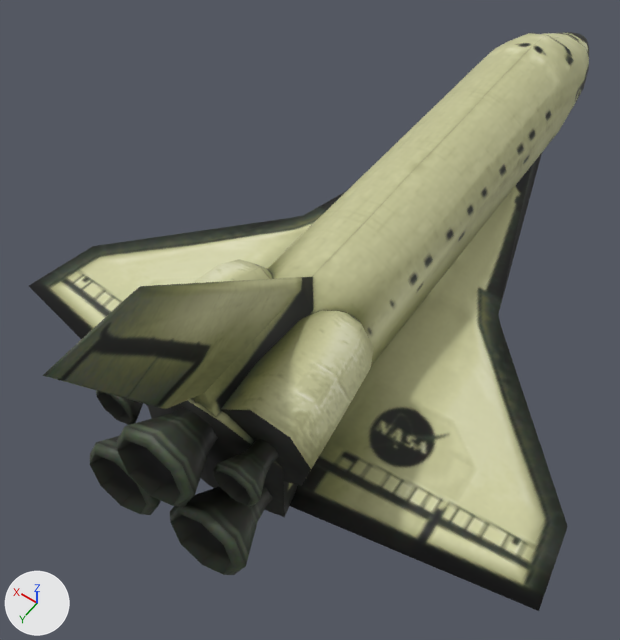
Renders of the FBX model assets/models/spaceShuttle.fbx from each side of a commit.
Both versions are drawn from a camera (50 mm lens) standing at (-10.0, 21.3, 24.6) and looking at (0.4, 6.6, 1.6). The axes (+X, +Y, +Z) are drawn at lower left. The lights are the same throughout. Where no turn or scale is listed for an object, it has been applied to the vertices.

Objects in the first picture: 'SpaceShuttle'.
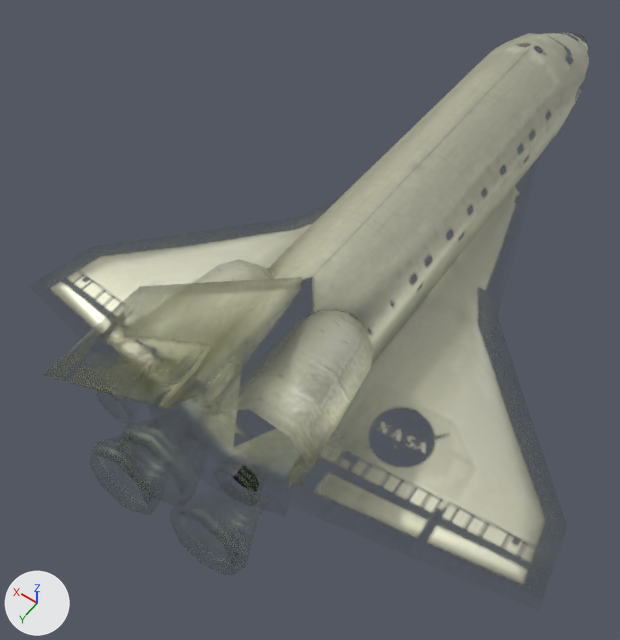
The newer file is also rescaled (x0.0956) as a whole; pictures and numbers use the older file's frame.

Where the change shows, as pixel boxes (x1, y1, x2, y2) in the pictures (620 x 640 px):
'SpaceShuttle', surface changed (beige to grey): (29, 32, 589, 611) in both

The change, as a list of edits to the scene's bpy script:
```text
Change img_spaceshuttle_png:
    img_spaceshuttle_png: load_image('spaceshuttle.png', '../textures/spaceshuttle.png', 512, 512, 'sRGB') -> load_image('spaceshuttle.png', '../textures/spaceshuttle.png', 512, 512, 'Non-Color')
Change mat_spaceshuttle:
    where n0 = _N.new('ShaderNodeBsdfPrincipled'); n0.name = 'Principled BSDF'
    add n0.inputs[1].default_value = 1.0  # 'Metallic'
    add n3 = _N.new('ShaderNodeTexImage'); n3.name = 'Image Texture.001'
    add n3.image = img_spaceshuttle_png
    where n2 = _N.new('ShaderNodeTexImage'); n2.name = 'Image Texture'
    remove _L.new(n2.outputs[1], n0.inputs[4])  # 'Alpha' to 'Alpha'
    add _L.new(n3.outputs[0], n0.inputs[4])  # 'Color' to 'Alpha'
```
